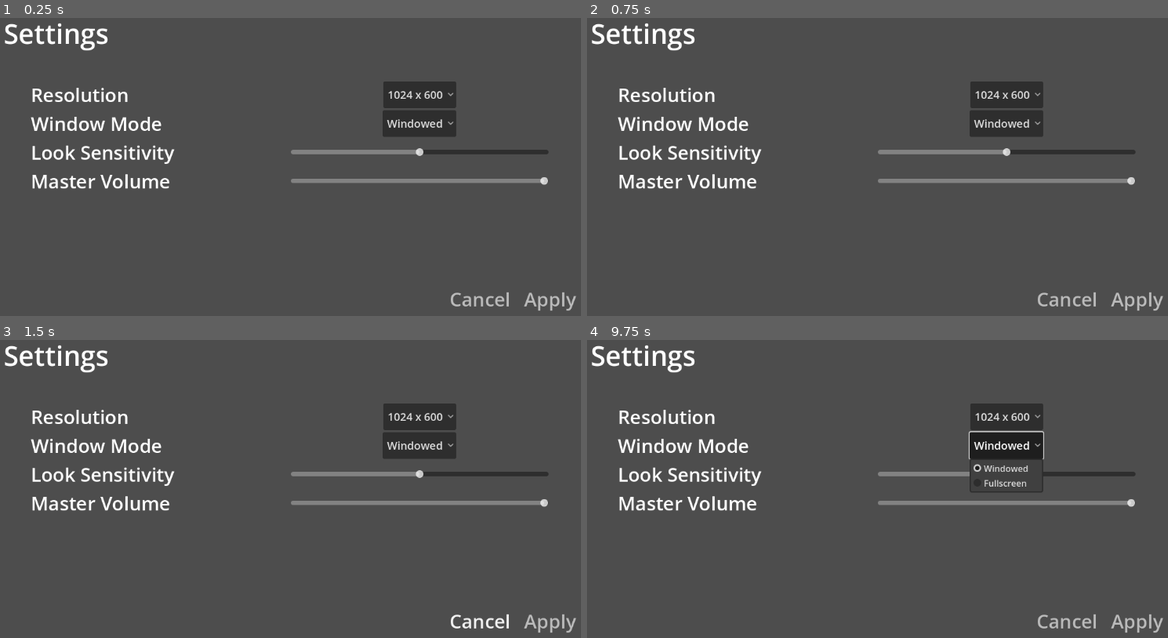
Above: before the commit, frames 1-4 (two rows, left to right).
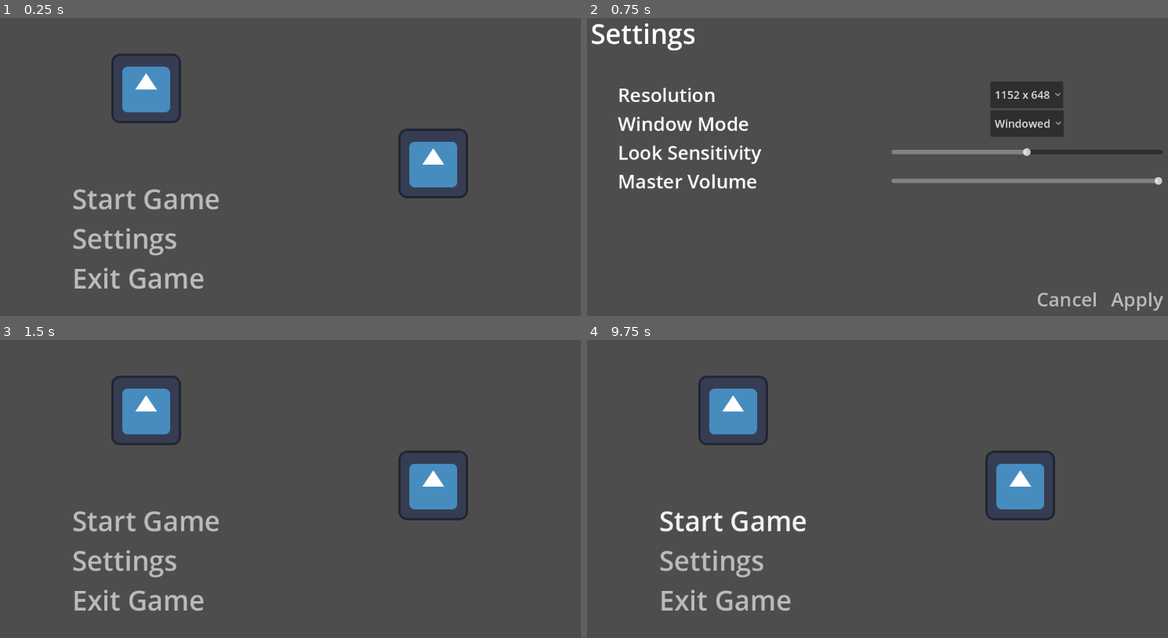
Above: after the commit, the same moments.

Repository: MichaelOdermatt/BasicGameTemplate
Game: Godot game, scene res://Assets/Scenes/TitleScreen.tscn
Same seed, same stepped clock (60 frames per second), same inputs: the game is played once before the commit and once after it. Before the commit the project starts from res://Assets/Scenes/SettingsMenu.tscn. The engine's default icon, where the game draws it, is replaced by a stand-in: a white triangle on a blue panel in a dark square.
Inputs (mouse positions are in pixels of both pictures, inside the frame that each line leads up to):
- Up to frame 1 (0.25 s): no input
- Up to frame 2 (0.75 s): click (732, 238) at 0.5 s, where only the run after the commit has a clickable "Settings"
- Up to frame 3 (1.5 s): click "Cancel" at 1.25 s
- Up to frame 4 (9.75 s): click (732, 521) at 2 s, where only the run after the commit has a clickable "Start Game"; click (732, 521) at 2.75 s, where only the run after the commit has a clickable "Start Game"; click (1005, 417) at 3.5 s, where only the run before the commit has a clickable "1024 x 600"; click (1005, 444) at 4.25 s, where only the run before the commit has a clickable "Windowed"; click (1138, 620) at 5 s, where only the run before the commit has a clickable "Apply"; click (1005, 417) at 5.75 s, where only the run before the commit has a clickable "1024 x 600"; click (1005, 444) at 6.5 s, where only the run before the commit has a clickable "Windowed"; click (1138, 620) at 7.25 s, where only the run before the commit has a clickable "Apply"; click (1005, 417) at 8 s, where only the run before the commit has a clickable "1024 x 600"; click (732, 521) at 8.75 s, where only the run after the commit has a clickable "Start Game"; click (1005, 444) at 9.5 s, where only the run before the commit has a clickable "Windowed"

The runs differ from the first frame. In frame 1, 11% of the frame differs, in the area x 0-100%, y 1-99%; in frame 2, 1.8%; in frame 3, 11%; in frame 4, 11%.

Commit message:
Settings Menu
- Added settings menu functionality

Diff:
--- a/Assets/Scenes/MainMenu/MainMenu.tscn
+++ b/Assets/Scenes/Menus/MainMenu/MainMenu.tscn
@@ -8,18 +8,22 @@
 
 [sub_resource type="StyleBoxEmpty" id="StyleBoxEmpty_b8o1d"]
 
-[node name="MainMenu" type="MarginContainer"]
-anchors_preset = 14
-anchor_top = 0.5
+[node name="MainMenu" type="Control"]
+layout_mode = 3
+anchors_preset = 15
 anchor_right = 1.0
-anchor_bottom = 0.5
-offset_top = -253.5
-offset_bottom = 253.5
+anchor_bottom = 1.0
 grow_horizontal = 2
 grow_vertical = 2
 
 [node name="HBoxContainer" type="HBoxContainer" parent="."]
-layout_mode = 2
+layout_mode = 1
+anchors_preset = 15
+anchor_right = 1.0
+anchor_bottom = 1.0
+grow_horizontal = 2
+grow_vertical = 2
+alignment = 1
 
 [node name="VBoxContainer" type="VBoxContainer" parent="HBoxContainer"]
 layout_mode = 2
@@ -27,6 +31,7 @@
 
 [node name="TextureRect" type="TextureRect" parent="HBoxContainer/VBoxContainer"]
 layout_mode = 2
+size_flags_vertical = 3
 texture = ExtResource("1_5s2r5")
 stretch_mode = 3
 
@@ -35,7 +40,7 @@
 size_flags_horizontal = 4
 size_flags_vertical = 6
 
-[node name="Start Game" type="Button" parent="HBoxContainer/VBoxContainer/VBoxContainer"]
+[node name="StartGame" type="Button" parent="HBoxContainer/VBoxContainer/VBoxContainer"]
 layout_mode = 2
 theme_override_colors/font_color = Color(0.733333, 0.733333, 0.733333, 1)
 theme_override_font_sizes/font_size = 50
@@ -59,7 +64,7 @@
 text = "Settings"
 alignment = 0
 
-[node name="Exit Game" type="Button" parent="HBoxContainer/VBoxContainer/VBoxContainer"]
+[node name="ExitGame" type="Button" parent="HBoxContainer/VBoxContainer/VBoxContainer"]
 layout_mode = 2
 theme_override_colors/font_color = Color(0.733333, 0.733333, 0.733333, 1)
 theme_override_font_sizes/font_size = 50
--- a/Assets/Scenes/SettingsMenu.tscn
+++ b/Assets/Scenes/Menus/SettingsMenu.tscn
@@ -1,23 +1,22 @@
-[gd_scene load_steps=3 format=3 uid="uid://cu1u47how3mx0"]
-
-[ext_resource type="Script" path="res://Assets/Scripts/SettingsMenu/SettingsMenu.gd" id="1_ls4tc"]
+[gd_scene load_steps=2 format=3 uid="uid://cu1u47how3mx0"]
 
 [sub_resource type="StyleBoxEmpty" id="StyleBoxEmpty_w7knb"]
 
-[node name="SettingsMenu" type="MarginContainer"]
+[node name="SettingsMenu" type="Control"]
+layout_mode = 3
 anchors_preset = 15
 anchor_right = 1.0
 anchor_bottom = 1.0
 grow_horizontal = 2
 grow_vertical = 2
-theme_override_constants/margin_left = 50
-theme_override_constants/margin_top = 50
-theme_override_constants/margin_right = 50
-theme_override_constants/margin_bottom = 50
-script = ExtResource("1_ls4tc")
 
 [node name="VBoxContainer" type="VBoxContainer" parent="."]
-layout_mode = 2
+layout_mode = 1
+anchors_preset = 15
+anchor_right = 1.0
+anchor_bottom = 1.0
+grow_horizontal = 2
+grow_vertical = 2
 
 [node name="Label" type="Label" parent="VBoxContainer"]
 layout_mode = 2
@@ -28,7 +27,6 @@
 layout_mode = 2
 theme_override_constants/margin_left = 50
 theme_override_constants/margin_top = 50
-theme_override_constants/margin_right = 50
 
 [node name="VBoxContainer" type="VBoxContainer" parent="VBoxContainer/MarginContainer"]
 layout_mode = 2
@@ -75,7 +73,9 @@
 layout_mode = 2
 size_flags_horizontal = 3
 size_flags_vertical = 1
-value = 50.0
+max_value = 1.0
+step = 0.01
+value = 0.5
 
 [node name="HBoxContainer4" type="HBoxContainer" parent="VBoxContainer/MarginContainer/VBoxContainer"]
 layout_mode = 2
@@ -86,14 +86,25 @@
 theme_override_font_sizes/font_size = 35
 text = "Master Volume"
 
-[node name="OptionButton" type="HSlider" parent="VBoxContainer/MarginContainer/VBoxContainer/HBoxContainer4"]
+[node name="MasterVolumeSlider" type="HSlider" parent="VBoxContainer/MarginContainer/VBoxContainer/HBoxContainer4"]
 layout_mode = 2
 size_flags_horizontal = 3
 size_flags_vertical = 1
-value = 100.0
+max_value = 1.0
+step = 0.05
+value = 1.0
 
 [node name="HBoxContainer" type="HBoxContainer" parent="."]
-layout_mode = 2
+layout_mode = 1
+anchors_preset = 3
+anchor_left = 1.0
+anchor_top = 1.0
+anchor_right = 1.0
+anchor_bottom = 1.0
+offset_left = -232.0
+offset_top = -49.0
+grow_horizontal = 0
+grow_vertical = 0
 size_flags_horizontal = 8
 size_flags_vertical = 8
 theme_override_constants/separation = 25
--- /dev/null
+++ b/Assets/Scenes/TitleScreen.tscn
@@ -0,0 +1,28 @@
+[gd_scene load_steps=6 format=3 uid="uid://db6vhnajpexm5"]
+
+[ext_resource type="Script" path="res://Assets/Scripts/TitleScreen.gd" id="1_7765a"]
+[ext_resource type="PackedScene" uid="uid://c56nip0c3imtv" path="res://Assets/Scenes/Menus/MainMenu/MainMenu.tscn" id="1_nlldt"]
+[ext_resource type="Script" path="res://Assets/Scripts/Menus/MainMenu.gd" id="2_4x8au"]
+[ext_resource type="PackedScene" uid="uid://cu1u47how3mx0" path="res://Assets/Scenes/Menus/SettingsMenu.tscn" id="2_kpp6g"]
+[ext_resource type="Script" path="res://Assets/Scripts/Menus/SettingsMenu/SettingsMenu.gd" id="3_dafcf"]
+
+[node name="TitleScreen" type="MarginContainer"]
+anchors_preset = 15
+anchor_right = 1.0
+anchor_bottom = 1.0
+grow_horizontal = 2
+grow_vertical = 2
+theme_override_constants/margin_left = 50
+theme_override_constants/margin_top = 50
+theme_override_constants/margin_right = 50
+theme_override_constants/margin_bottom = 50
+script = ExtResource("1_7765a")
+
+[node name="MainMenu" parent="." instance=ExtResource("1_nlldt")]
+layout_mode = 2
+script = ExtResource("2_4x8au")
+
+[node name="SettingsMenu" parent="." instance=ExtResource("2_kpp6g")]
+visible = false
+layout_mode = 2
+script = ExtResource("3_dafcf")
--- a/Assets/Scripts/GlobalConstants.gd
+++ b/Assets/Scripts/AutoLoaded/Globals.gd
@@ -1,6 +1,7 @@
 extends Node
 
-const RESOLUTIONS: Dictionary = {
+## A list of all available resolution options.
+var supported_resolutions: Dictionary = {
 	'3840 x 2160' : Vector2i(3840, 2160),
 	'2560 x 1440' : Vector2i(2560, 1440),
 	'1920 x 1080' : Vector2i(1920, 1080),
@@ -13,7 +14,11 @@
 	'800 x 600' : Vector2i(800, 600),
 }
 
+## The current setting values.
+var setting_values: SettingsData;
+
+## A list of all available window mode options.
 const WINDOW_MODES: Dictionary = {
 	'Windowed' : 0,
-	'Fullscreen' : 1,
+	'Fullscreen' : 3,
 }
--- /dev/null
+++ b/Assets/Scripts/Menus/MainMenu.gd
@@ -0,0 +1,7 @@
+extends Control;
+
+## This script handles all internal logic for the main menu.
+
+@onready var start_game_btn: Button = $HBoxContainer/VBoxContainer/VBoxContainer/StartGame;
+@onready var settings_btn: Button = $HBoxContainer/VBoxContainer/VBoxContainer/Settings;
+@onready var quit_game_btn: Button = $HBoxContainer/VBoxContainer/VBoxContainer/ExitGame;
--- /dev/null
+++ b/Assets/Scripts/Menus/SettingsMenu/SettingsData.gd
@@ -0,0 +1,17 @@
+class_name SettingsData;
+
+var selected_resolution: Vector2;
+var selected_window_mode: int;
+var look_sensitivity: float;
+var master_volume: float;
+
+func _init(
+    selected_resolution_value: Vector2,
+    selected_window_mode_value: int,
+    look_sensitivity_value: float,
+    master_volume_value: float,
+):
+    selected_resolution = selected_resolution_value;
+    selected_window_mode = selected_window_mode_value;
+    look_sensitivity = look_sensitivity_value;
+    master_volume = master_volume_value;
--- /dev/null
+++ b/Assets/Scripts/Menus/SettingsMenu/SettingsMenu.gd
@@ -0,0 +1,92 @@
+extends Control;
+
+## This script handles all internal logic for the settings menu.
+
+@onready var _resolution_options_btn: OptionButton = $VBoxContainer/MarginContainer/VBoxContainer/HBoxContainer/ResolutionOptions;
+@onready var _window_mode_options_btn: OptionButton = $VBoxContainer/MarginContainer/VBoxContainer/HBoxContainer2/WindowModeOptions;
+@onready var _look_sensitivity_slider: Slider = $VBoxContainer/MarginContainer/VBoxContainer/HBoxContainer3/LookSensitivitySlider;
+@onready var _master_volume_slider: Slider = $VBoxContainer/MarginContainer/VBoxContainer/HBoxContainer4/MasterVolumeSlider;
+@onready var apply_btn: Button = $HBoxContainer/Apply;
+@onready var cancel_btn: Button = $HBoxContainer/Cancel;
+
+func _ready():
+	_add_resolution_options();
+	_add_windowMode_options();
+	_setup_signals();
+	Globals.setting_values = get_settings_data();
+
+## Returns the currently selected setting values in a SettingsData object.
+func get_settings_data() -> SettingsData:
+	var selected_resolution: Vector2 = Globals.supported_resolutions[
+		OptionButtonExtensions.get_selected_item_text(_resolution_options_btn)
+	];
+	var selected_window_mode: int = Globals.WINDOW_MODES[
+		OptionButtonExtensions.get_selected_item_text(_window_mode_options_btn)
+	];
+	return SettingsData.new(
+		selected_resolution,
+		selected_window_mode,
+		_look_sensitivity_slider.value,
+		_master_volume_slider.value,
+	);
+
+## Sets the field values to those in the given SettingsData object.
+func set_field_values(settings_data: SettingsData) -> void:
+	var resolution_index = OptionButtonExtensions.get_index_of_item_text(
+		_resolution_options_btn,
+		_get_resolution_as_string(settings_data.selected_resolution),
+	);
+	_resolution_options_btn.select(resolution_index);
+	_window_mode_options_btn.select(settings_data.selected_window_mode);
+	_look_sensitivity_slider.value = settings_data.look_sensitivity;
+	_master_volume_slider.value = settings_data.master_volume;
+
+## Sets up all signals for the main menu.
+func _setup_signals() -> void:
+	cancel_btn.pressed.connect(self._reset_all_field_values);
+	apply_btn.pressed.connect(self._apply_new_settings);
+
+## Updates the global setting values with the current field values.
+## Also updates the screen resolution and window mode.
+func _apply_new_settings():
+	var new_settings: SettingsData = get_settings_data();
+	Globals.setting_values = new_settings;
+	# In case the user has switched to windowed from fullscreen. We want the resolution
+	# to be updated after the game is set to windowed, otherwise the resolution won't update.
+	DisplayServer.window_set_mode(new_settings.selected_window_mode);
+	DisplayServer.window_set_size(new_settings.selected_resolution);
+
+## Resets all field values to the values stored in Globals.
+func _reset_all_field_values() -> void:
+	set_field_values(Globals.setting_values);
+
+## Adds all window mode options from Globals to the windowModeOptionsBtn.
+func _add_windowMode_options() -> void:
+	for option in Globals.WINDOW_MODES:
+		_window_mode_options_btn.add_item(option);
+
+## Adds all resolution options from Globals to the resolutionOptionsBtn.
+func _add_resolution_options() -> void:
+	var max_display_size = DisplayServer.screen_get_size();
+	var resolution_options: Dictionary = Globals.supported_resolutions;
+	for option in resolution_options:
+		if (resolution_options[option] <= max_display_size):
+			_resolution_options_btn.add_item(option);
+
+	var window_size = DisplayServer.window_get_size();
+	var window_size_string = _get_resolution_as_string(window_size);
+	# Add the current resolution if it does not exist in the options button.
+	if (!resolution_options.has(window_size_string)):
+		_resolution_options_btn.add_item(window_size_string);
+		Globals.supported_resolutions[window_size_string] = window_size;
+
+	# Set the current resolution to be the selected one in the options button.
+	var window_size_index = OptionButtonExtensions.get_index_of_item_text(
+		_resolution_options_btn,
+		window_size_string
+	);
+	_resolution_options_btn.select(window_size_index);
+
+## Convert the given resolution to a string.
+func _get_resolution_as_string(resolution: Vector2i) -> String:
+	return "%s x %s" % [resolution.x, resolution.y];
--- /dev/null
+++ b/Assets/Scripts/OptionButtonExtensions.gd
@@ -0,0 +1,13 @@
+class_name OptionButtonExtensions;
+
+## Get the item text of the selected option.
+static func get_selected_item_text(option_button: OptionButton) -> String:
+	return option_button.get_item_text(option_button.selected);
+
+## Get the index of the given item text. If the option does not exist -1 is returned.
+static func get_index_of_item_text(option_button: OptionButton, option: String) -> int:
+	for i in range(option_button.item_count):
+		var current_option = option_button.get_item_text(i);
+		if (current_option == option):
+			return i;
+	return -1;
--- a/Assets/Scripts/SettingsMenu/SettingsMenu.gd
+++ /dev/null
@@ -1,22 +0,0 @@
-extends Control;
-
-@onready var resolutionOptionsBtn: OptionButton = $VBoxContainer/MarginContainer/VBoxContainer/HBoxContainer/ResolutionOptions;
-@onready var windowModeOptionsBtn: OptionButton = $VBoxContainer/MarginContainer/VBoxContainer/HBoxContainer2/WindowModeOptions;
-
-func _ready():
-	addResolutions();
-	addWindowModes();
-
-## Adds all resolution options from GlobalConstants to the resolutionOptionsBtn.
-func addResolutions():
-	var maxDisplaySize = DisplayServer.screen_get_size()
-	var resolutionOptions: Dictionary = GlobalConstants.RESOLUTIONS;
-	for option in resolutionOptions:
-		# Don't add the resolution option if it's too large for the user's display.
-		if (resolutionOptions[option] <= maxDisplaySize):
-			resolutionOptionsBtn.add_item(option);
-
-## Adds all window mode options from GlobalConstants to the windowModeOptionsBtn.
-func addWindowModes():
-	for r in GlobalConstants.WINDOW_MODES:
-		windowModeOptionsBtn.add_item(r);
--- /dev/null
+++ b/Assets/Scripts/TitleScreen.gd
@@ -0,0 +1,36 @@
+extends MarginContainer;
+
+@onready var _main_menu: Control = $MainMenu;
+@onready var _settings_menu: Control = $SettingsMenu;
+
+func _ready():
+	_setup_signals();
+
+## Sets up all signals for the main menu.
+func _setup_signals() -> void:
+	_main_menu.start_game_btn.pressed.connect(self._start_game);
+	_main_menu.settings_btn.pressed.connect(self._show_settings_menu);
+	_main_menu.quit_game_btn.pressed.connect(self._exit_game);
+	_settings_menu.cancel_btn.pressed.connect(self._show_main_menu);
+	_settings_menu.apply_btn.pressed.connect(self._show_main_menu);
+
+## Switches the title screen to show the settings menu.
+func _show_settings_menu() -> void:
+	_main_menu.visible = false;
+	_settings_menu.visible = true;
+
+## Switches the title screen to show the main menu.
+func _show_main_menu() -> void:
+	_main_menu.visible = true;
+	_settings_menu.visible = false;
+
+## Starts the game.
+func _start_game():
+	# -----
+	# Add code to switch to the first scene of your game.
+	# -----
+	pass;
+
+## Exits the game.
+func _exit_game():
+	get_tree().quit();
--- a/project.godot
+++ b/project.godot
@@ -11,10 +11,14 @@
 [application]
 
 config/name="Basic Game Template"
-run/main_scene="res://Assets/Scenes/SettingsMenu.tscn"
+run/main_scene="res://Assets/Scenes/TitleScreen.tscn"
 config/features=PackedStringArray("4.1", "Forward Plus")
 config/icon="res://icon.svg"
 
 [autoload]
 
-GlobalConstants="*res://Assets/Scripts/GlobalConstants.gd"
+Globals="*res://Assets/Scripts/AutoLoaded/Globals.gd"
+
+[display]
+
+window/size/resizable=false
